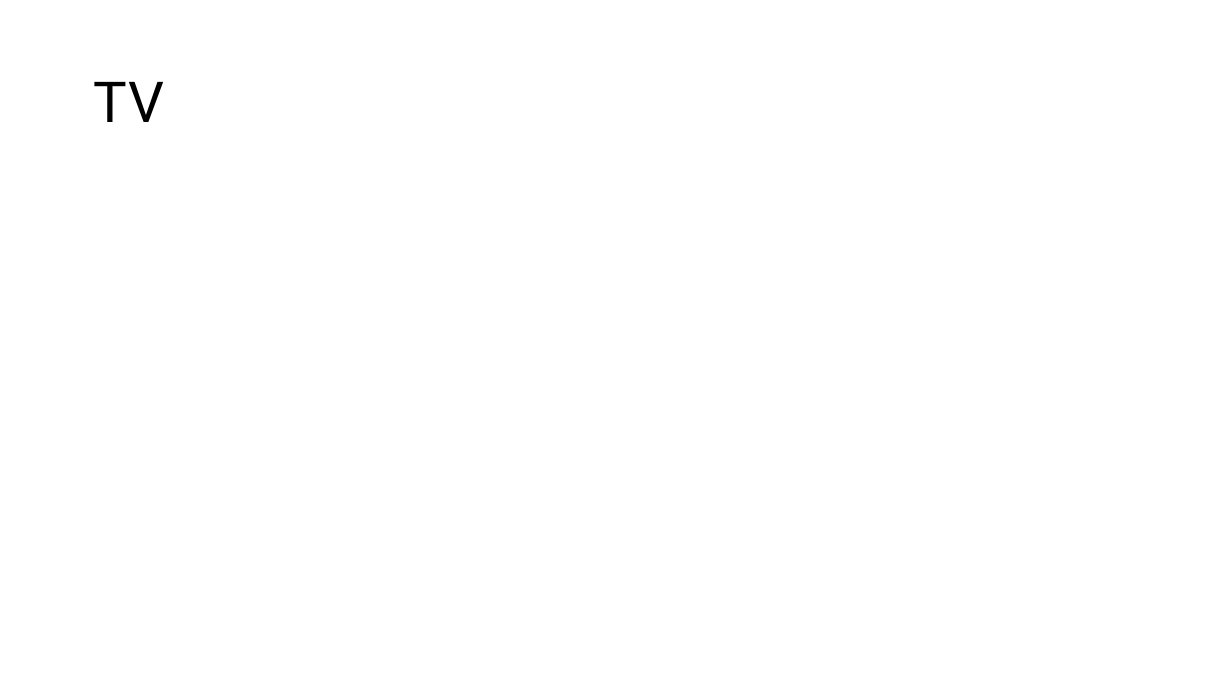
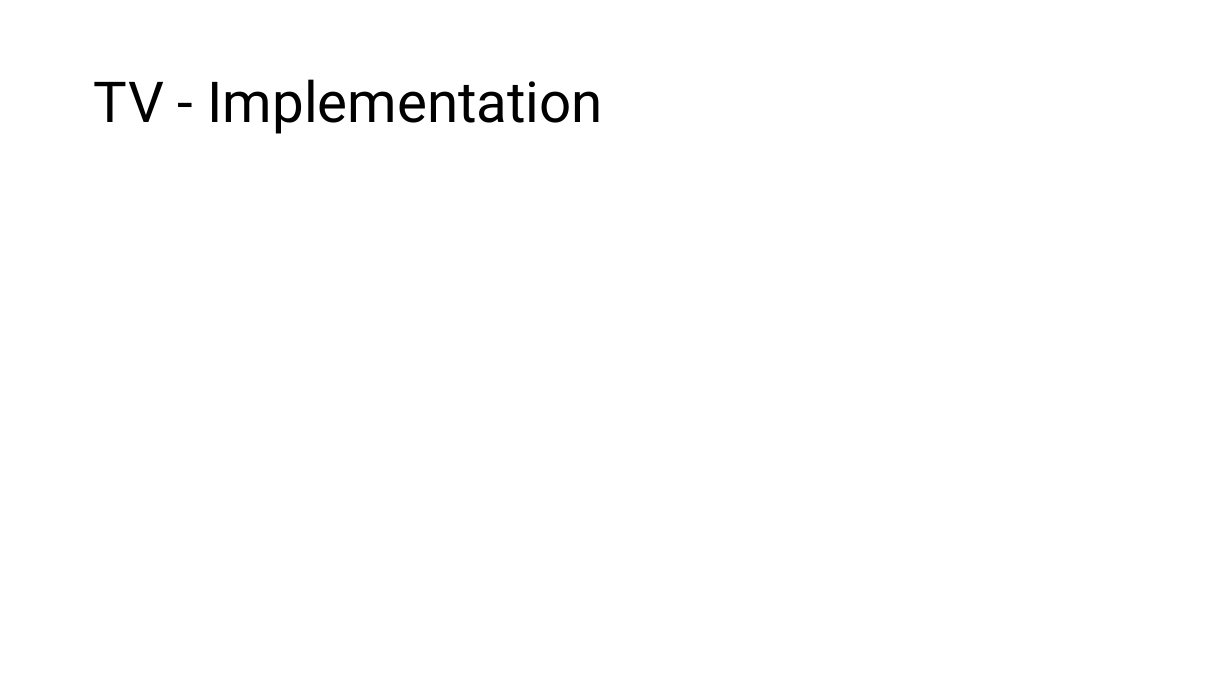
Before and after one commit to GiuseppeSpathis/TomographicReconstruction, a slide deck: slide 9 of documents/Presentation.pptx. Drawn at 1232x693 pixels with LibreOffice and Linux fonts; fonts in the diff are those of the drawing. Boxes give left, top, right and bottom in pixels: in the first picture for what was removed or moved away, otherwise in the second. Text is boxed around its words. In the diff, an @@ line names an element or a change of style, - is before the commit and + after.

```diff
--- a/documents/Presentation.pptx
+++ b/documents/Presentation.pptx
@@ title at <box>94,79,603,134</box>: text changed @@
-TV
+TV - Implementation
```
Also in this commit, not shown: 7 other slides changed, 2 slides added, 2 slides removed, 2 other files.
